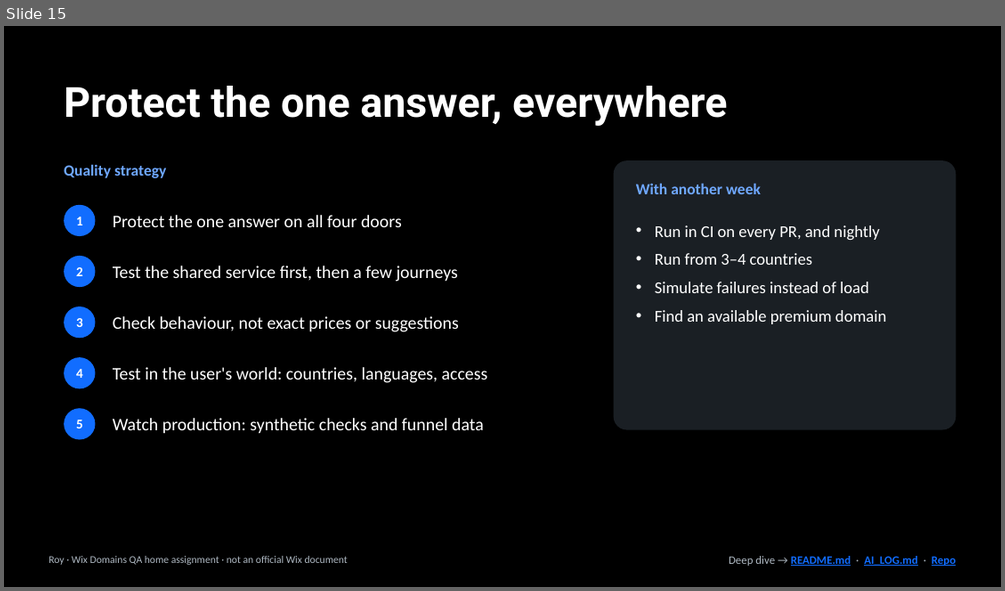
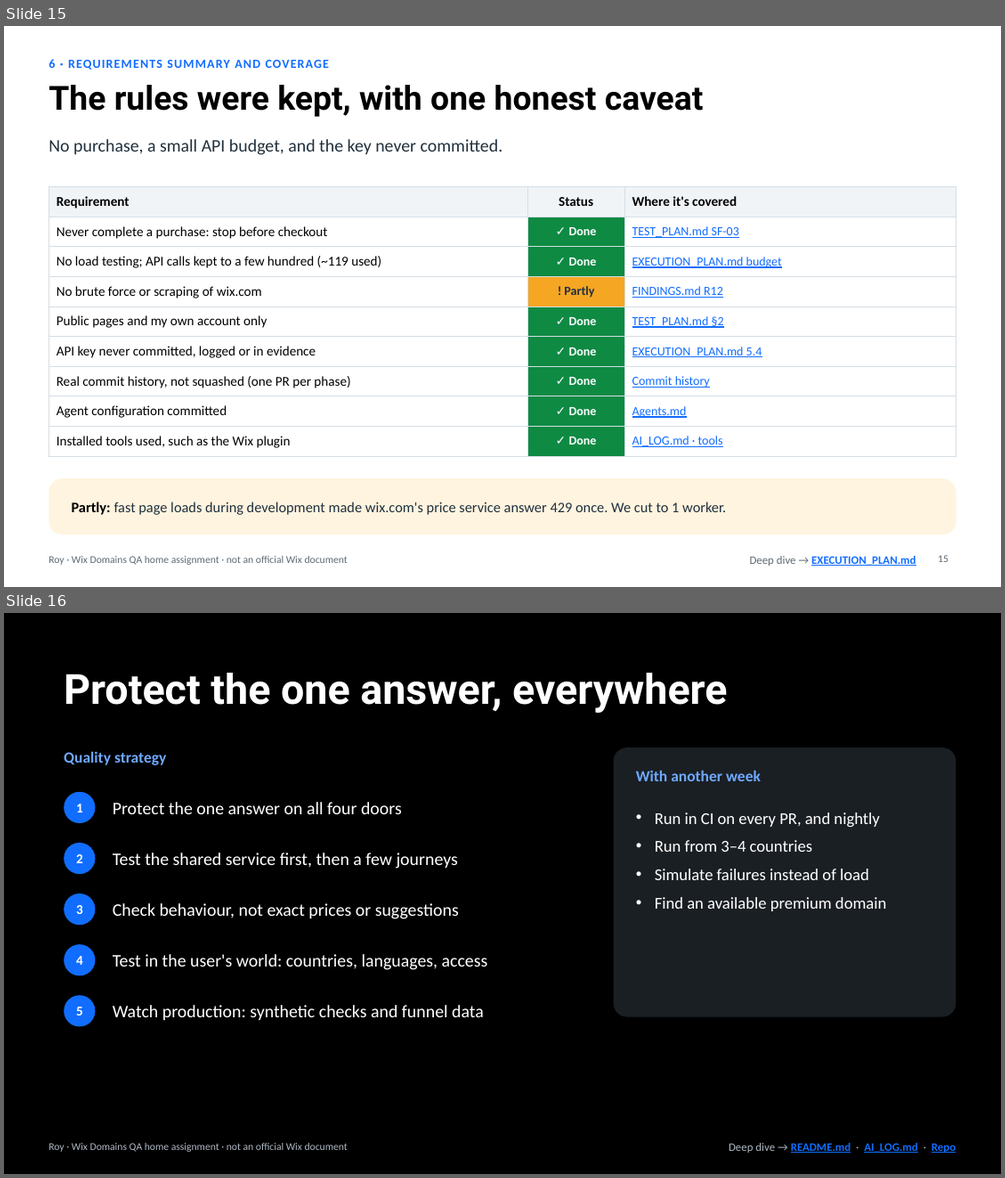
Before and after one commit to kazes5/WixAssignment, a slide deck: presentation/WixDomains_QA.pptx. Shown one above the other, each under a label of ours: slide 15 before the commit, slides 15 and 16 after it. The pictures are 1005x591 and 1005x1178 pixels, drawn with LibreOffice and Linux fonts; fonts in the diff are those of the drawing. Boxes give left, top, right and bottom in pixels: in the first picture for what was removed or moved away, otherwise in the second. Text is boxed around its words. In the diff, an @@ line names an element or a change of style, - is before the commit and + after.

```diff
--- a/presentation/WixDomains_QA.pptx
+++ b/presentation/WixDomains_QA.pptx
@@ slide 15 added at [4,26,1001,587], background #FFFFFF @@
@@ text added at [48,59,329,70], 12 pt, text #116DFF, bold @@
+6 · REQUIREMENTS SUMMARY AND COVERAGE
@@ title added at [48,85,704,117], 32 pt, text #000000, bold @@
+The rules were kept, with one honest caveat
@@ text added at [48,139,503,155], 17 pt, text #20303C @@
+No purchase, a small API budget, and the key never committed.
@@ table added at [48,187,956,451], 9 rows, 3 columns @@
+Requirement | Status | Where it's covered
+Never complete a purchase: stop before checkout | ✓ Done | TEST_PLAN.md SF-03
+No load testing; API calls kept to a few hundred (~119 used) | ✓ Done | EXECUTION_PLAN.md budget
+No brute force or scraping of wix.com | ! Partly | FINDINGS.md R12
+Public pages and my own account only | ✓ Done | TEST_PLAN.md §2
+API key never committed, logged or in evidence | ✓ Done | EXECUTION_PLAN.md 5.4
+Real commit history, not squashed (one PR per phase) | ✓ Done | Commit history
+Agent configuration committed | ✓ Done | Agents.md
+Installed tools used, such as the Wix plugin | ✓ Done | AI_LOG.md · tools
@@ rounded rectangle added at [48,478,956,534], fill #FFF4E0 @@
@@ text added at [72,501,726,515], 14 pt, text #20303C @@
+Partly: fast page loads during development made wix.com's price service answer 429 once. We cut to 1 worker.
@@ text added at [48,556,348,564], 10 pt, text #5F6B75 @@
+Roy · Wix Domains QA home assignment · not an official Wix document
@@ text added at [750,556,915,565], 11 pt, text #116DFF, bold, underline @@
+Deep dive → EXECUTION_PLAN.md
@@ page number added at [938,555,948,562], 10 pt, text #5F6B75 @@
+15
@@ what was slide 15 is now slide 16 @@
```
Also in this commit, not shown: 5 slides changed, 8 other slides added, 8 slides removed, 4 other files.
